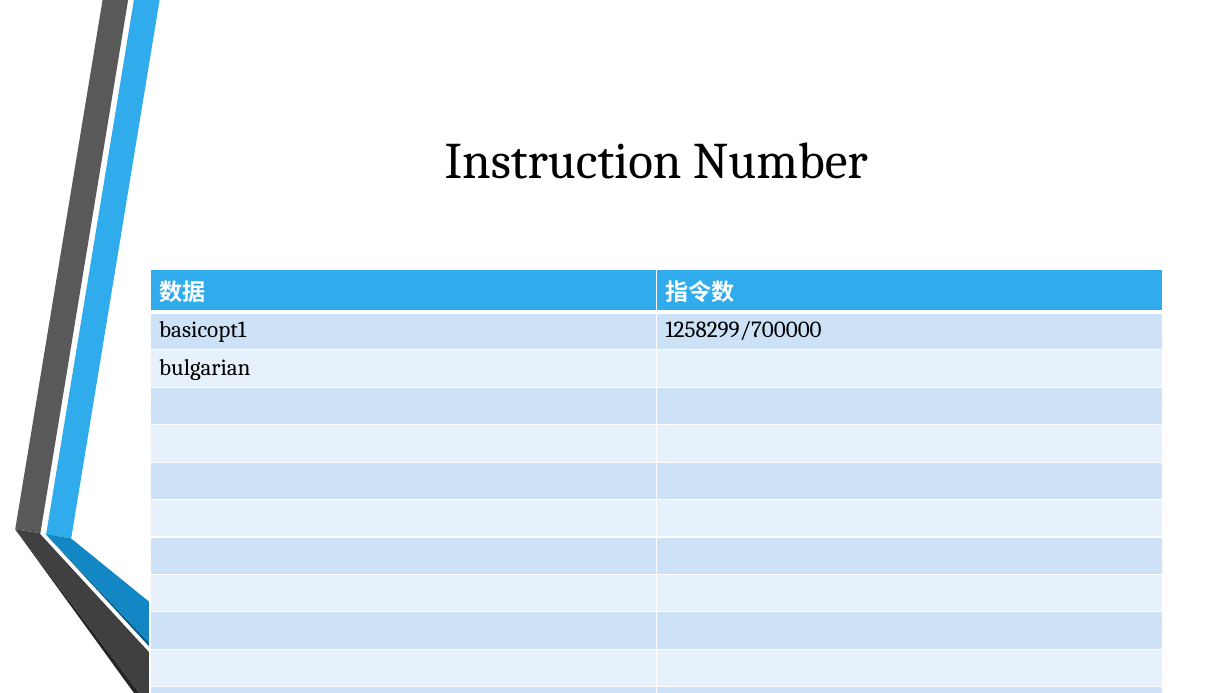
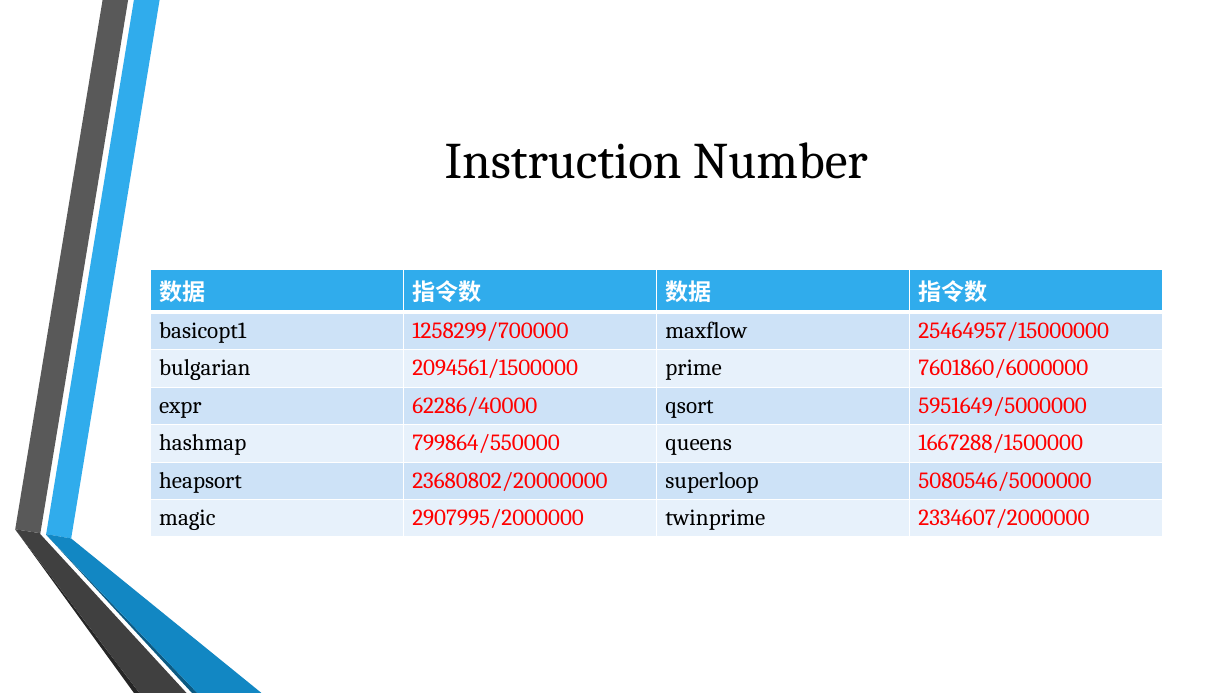
Before and after one commit to BreakVoid/Mental, a slide deck: slide 18 of slide/slide.pptx (slide 17 before the commit). Drawn at 1232x693 pixels with LibreOffice and Linux fonts; fonts in the diff are those of the drawing; background and template pictures are left out. Boxes give left, top, right and bottom in pixels: in the first picture for what was removed or moved away, otherwise in the second. Text is boxed around its words. In the diff, an @@ line names an element or a change of style, - is before the commit and + after.

```diff
--- a/slide/slide.pptx
+++ b/slide/slide.pptx
@@ table at box(150, 270, 1163, 534) @@
-数据 | 指令数
-basicopt1 | 1258299/700000
-bulgarian | 
- | 
- | 
- | 
- | 
- | 
- | 
- | 
- | 
- | 
+数据 | 指令数 | 数据 | 指令数
+basicopt1 | 1258299/700000 | maxflow | 25464957/15000000
+bulgarian | 2094561/1500000 | prime | 7601860/6000000
+expr | 62286/40000 | qsort | 5951649/5000000
+hashmap | 799864/550000 | queens | 1667288/1500000
+heapsort | 23680802/20000000 | superloop | 5080546/5000000
+magic | 2907995/2000000 | twinprime | 2334607/2000000
```
Also in this commit, not shown: 1 other slide changed, 2 slides added.
